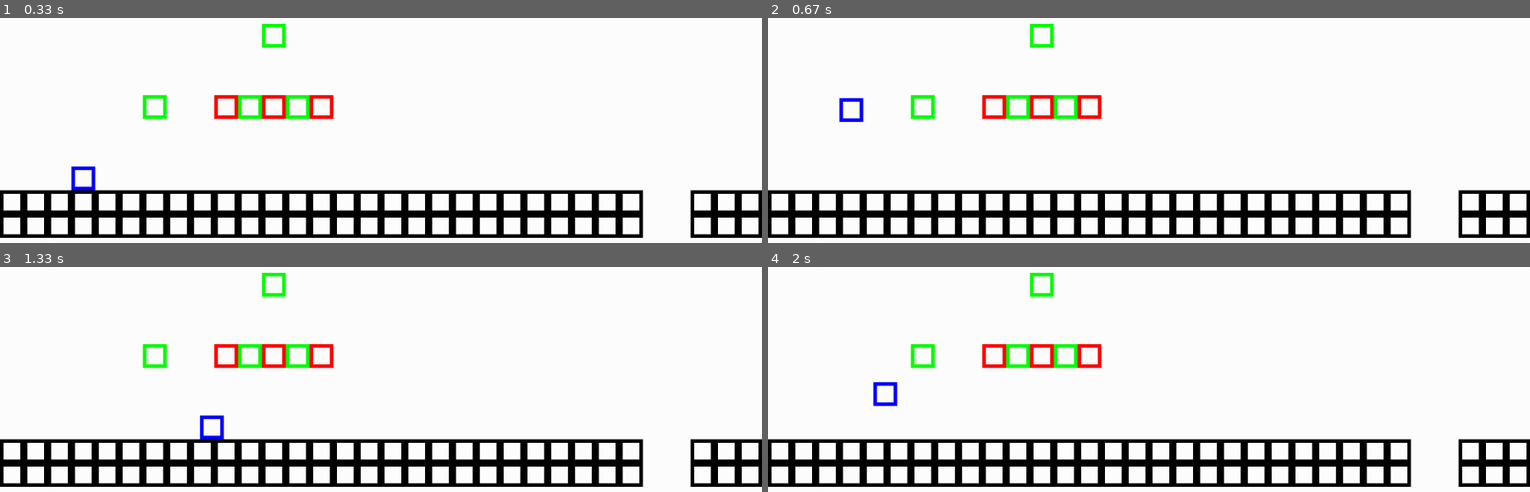
Above: before the commit, frames 1-4 (two rows, left to right).
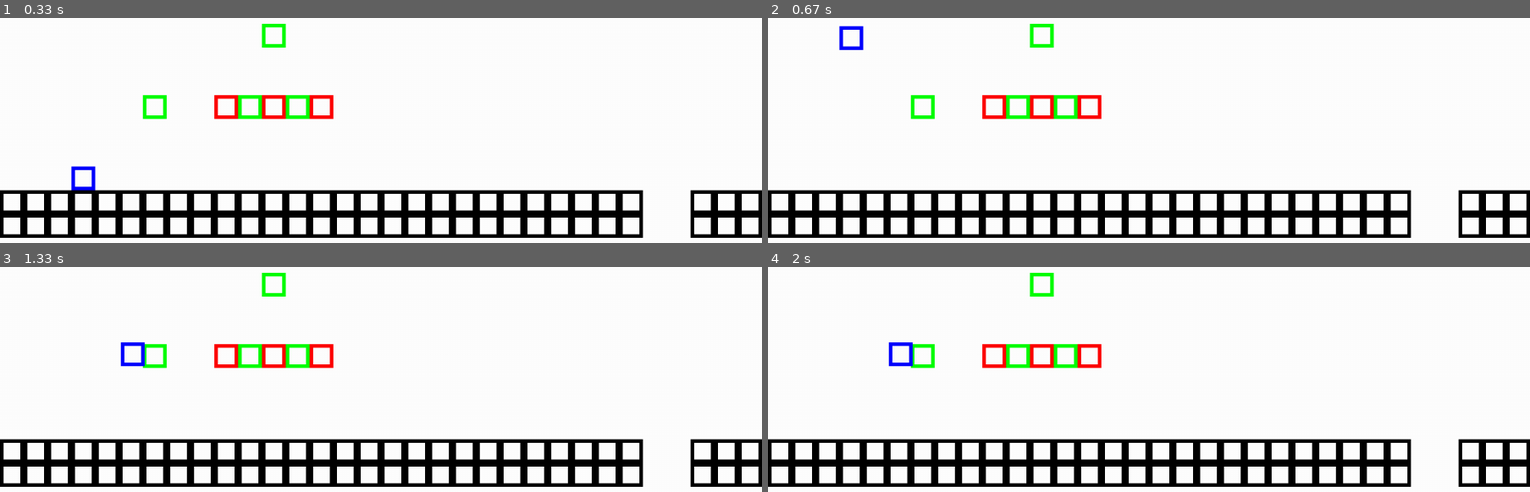
Above: after the commit, the same moments.

Repository: Thickney/PyGameSMB
Game: pygame game, started from SMB.py
Same seed, same stepped clock (60 frames per second), same inputs: the game is played once before the commit and once after it. The source is Python 2; it was converted automatically to run under Python 3.
Inputs:
- Up to frame 1 (0.33 s): no input
- Up to frame 2 (0.67 s): tap Space at 0.33 s
- Up to frame 3 (1.33 s): hold D 0.67-1.13 s; tap Space at 0.73, 1.03 s
- Up to frame 4 (2 s): hold A from 1.67 s (still down); tap Space at 1.73 s

Frame 1 is identical in both runs. In frame 2, 0.4% of the frame differs, in the area x 9-13%, y 3-47%; in frame 3, 0.4%; in frame 4, 0.4%.

Commit message:
Camera and some jump fixes

Diff:
--- a/SMB.py
+++ b/SMB.py
@@ -15,6 +15,24 @@
 ####################################
 # Classes
 ####################################
+
+# Camera
+class Camera:
+    def __init__ (self):
+        self.getValues()
+
+    def update (self):
+        self.getValues()
+
+    def getValues (self):
+        if level.getMario().x < screenSize[0]/2:
+            self.x = 0
+        else:
+            self.x = screenSize[0]/2 - tileWidth/2
+
+        self.y = 0
+        self.width = screenSize[0]
+        self.height = screenSize[1]
 
 # Entity
 class Entity:
@@ -234,9 +252,9 @@
 # MarioStateJump
 class MarioStateJump (State):
     def enterState (self, entity):
-        mario.dy = 0
-        mario.velocity = 0
-        self.startHeight = mario.y
+        entity.dy = 0
+        entity.velocity = -0.2
+        self.startHeight = entity.y
         self.dx = 0
 
     def execute (self, entity, deltaTime):
@@ -244,21 +262,21 @@
         key = pygame.key.get_pressed()
 
         if key[K_a]:
-            mario.direction = "left"
-            self.dx = -(mario.speed) * deltaTime
+            entity.direction = "left"
+            self.dx = -(entity.speed)
         if key[K_d]:
-            mario.direction = "right"
-            self.dx = mario.speed * deltaTime
+            entity.direction = "right"
+            self.dx = entity.speed
 
         # Update upward velocity.
-        mario.dy += mario.velocity
-        mario.velocity += gravity
+        entity.dy += entity.velocity
+        entity.velocity += gravity
 
         # Start falling back down.
-        if mario.y < self.startHeight - mario.jumpHeight:
-            mario.changeState("fall")
-
-        mario.translate(self.dx, mario.dy)
+        if entity.velocity >= 0:
+            entity.changeState("fall")
+        else:
+            entity.translate(self.dx * deltaTime, entity.dy * deltaTime)
 
     def exitState (self, entity):
         return
@@ -269,7 +287,6 @@
 # MarioStateFall
 class MarioStateFall (State):
     def enterState (self, entity):
-        mario.velocity *= -0.95;
         self.dx = 0
 
     def execute (self, entity, deltaTime):
@@ -277,16 +294,16 @@
         key = pygame.key.get_pressed()
 
         if key[K_a]:
-            mario.direction = "left"
-            self.dx = -(mario.speed) * deltaTime
+            entity.direction = "left"
+            self.dx = -(entity.speed)
         if key[K_d]:
-            mario.direction = "right"
-            self.dx = mario.speed * deltaTime
+            entity.direction = "right"
+            self.dx = entity.speed
 
         # Check if any collisions.
         if (entity.hasCollision):
             for obj in entity.collidingObjects:
-                if isinstance(obj, GroundBlock):
+                if isinstance(obj, GroundBlock) or isinstance(obj, BrickBlock):
                     entity.changeState("idle")
                     # Place entity on top of obj.
                     entity.translate(0, obj.y - entity.y - entity.h)
@@ -295,9 +312,13 @@
             entity.collidingObjects = []
             return
 
-        mario.dy += mario.velocity
-        mario.velocity -= gravity
-        mario.translate(self.dx, mario.dy)
+        if entity.dy > maxVelocity:
+            entity.dy = maxVelocity
+        else:
+            entity.dy += entity.velocity
+
+        entity.velocity += gravity
+        entity.translate(self.dx * deltaTime, entity.dy * deltaTime)
 
     def exitState (self, entity):
         return
@@ -462,11 +483,13 @@
 level = LevelOneOne(levelHandle)
 
 # Physics
-gravity = -0.1
+gravity = 0.02
+maxVelocity = 1
 
 # Game
 screen = pygame.display.set_mode(screenSize)
 pygame.display.set_caption("SMB")
+camera = Camera()
 clock = pygame.time.Clock()
 running = True
 
@@ -483,6 +506,7 @@
 def tick ():
     deltaTime = clock.tick(60)
     level.update(deltaTime)
+    camera.update()
 
 
 ####################################
